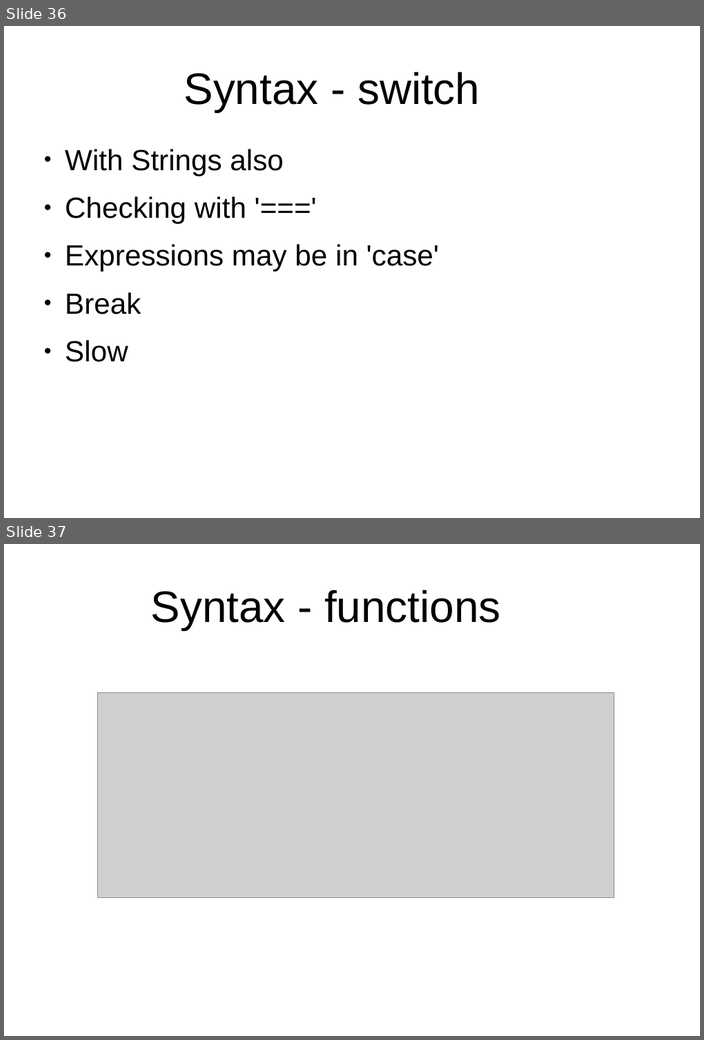
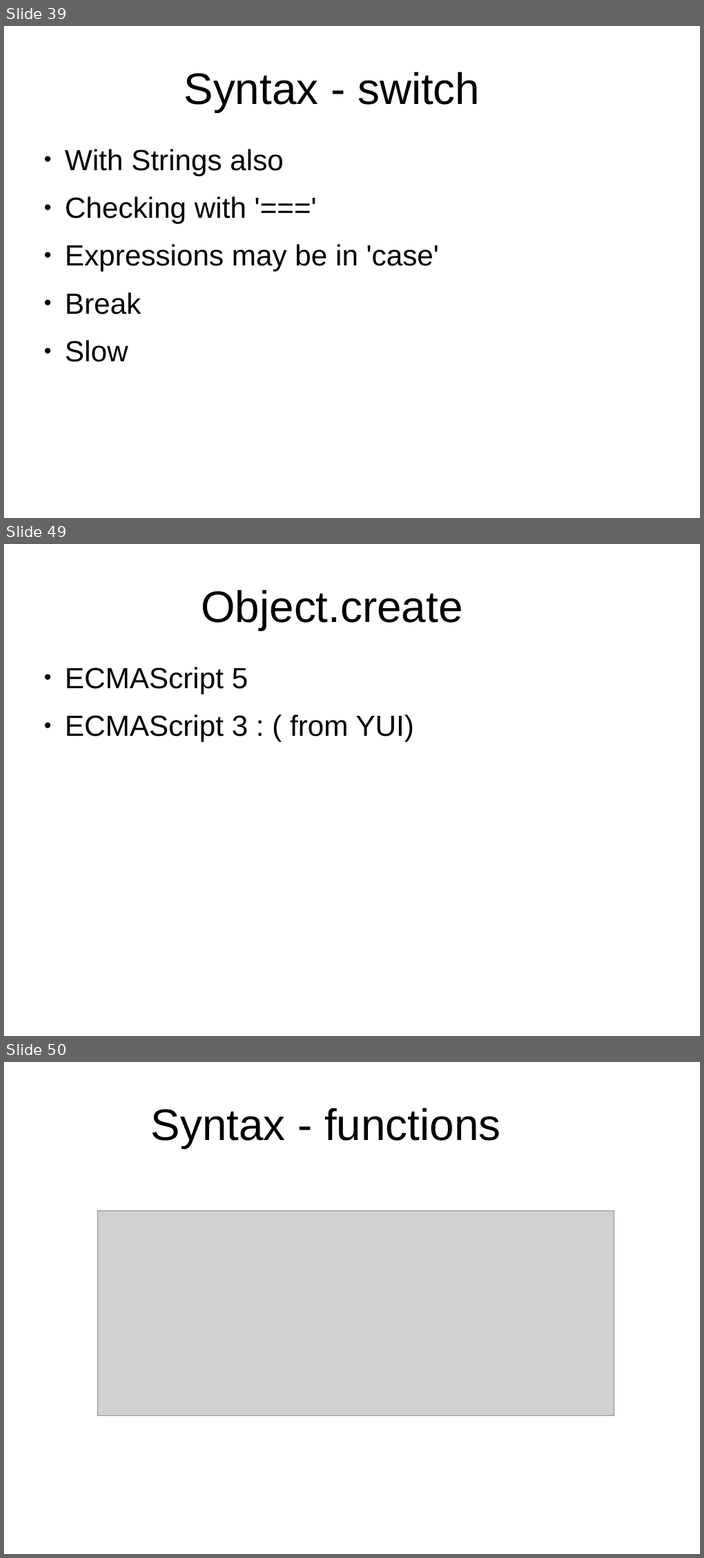
Before and after one commit to peterborkuti/other, a slide deck: JavaScriptBasics/jsbasics-slide.odp. Shown one above the other, each under a label of ours: slides 36 and 37 before the commit, slides 39, 49 and 50 after it; the slides between them are not shown. The pictures are 704x1040 and 704x1558 pixels, drawn with LibreOffice and Linux fonts; fonts in the diff are those of the drawing; grey boxes stand for pictures; background and template pictures are left out. Boxes give left, top, right and bottom in pixels: in the first picture for what was removed or moved away, otherwise in the second. Text is boxed around its words. In the diff, an @@ line names an element or a change of style, - is before the commit and + after.

```diff
--- a/JavaScriptBasics/jsbasics-slide.odp
+++ b/JavaScriptBasics/jsbasics-slide.odp
@@ slide 49 added at [4,544,700,1036], background #FFFFFF @@
@@ title added at [201,590,462,630], 53.3 pt, text #000000 @@
+Object.create
@@ text added at [65,667,414,741], 35.3 pt, text #000000 @@
+● ECMAScript 5
+● ECMAScript 3 : ( from YUI)
@@ what was slide 36 is now slide 39 @@
@@ what was slide 37 is now slide 50 @@
```
Also in this commit, not shown: 2 slides changed, 12 other slides added, 5 other files.
